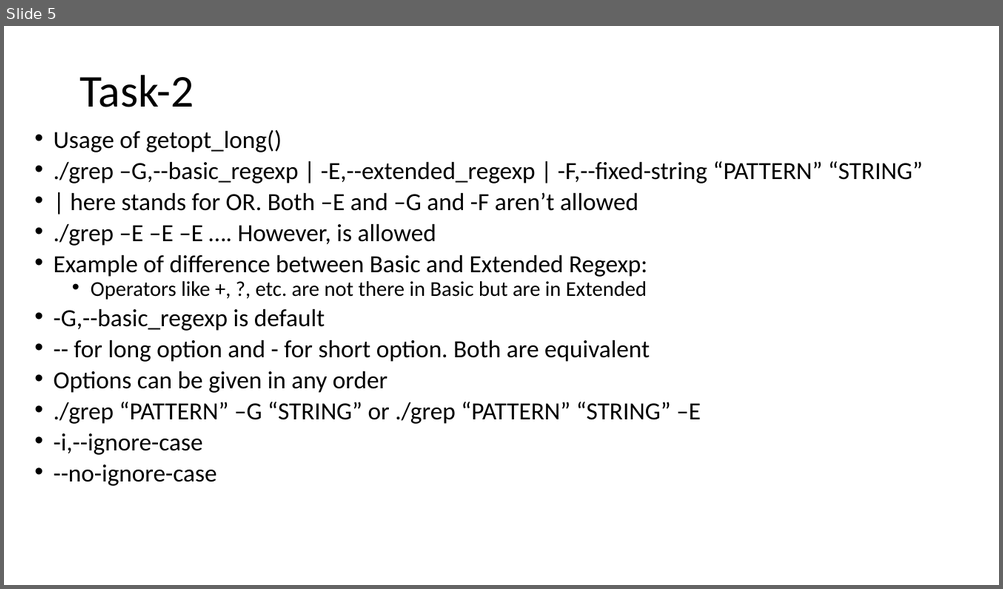
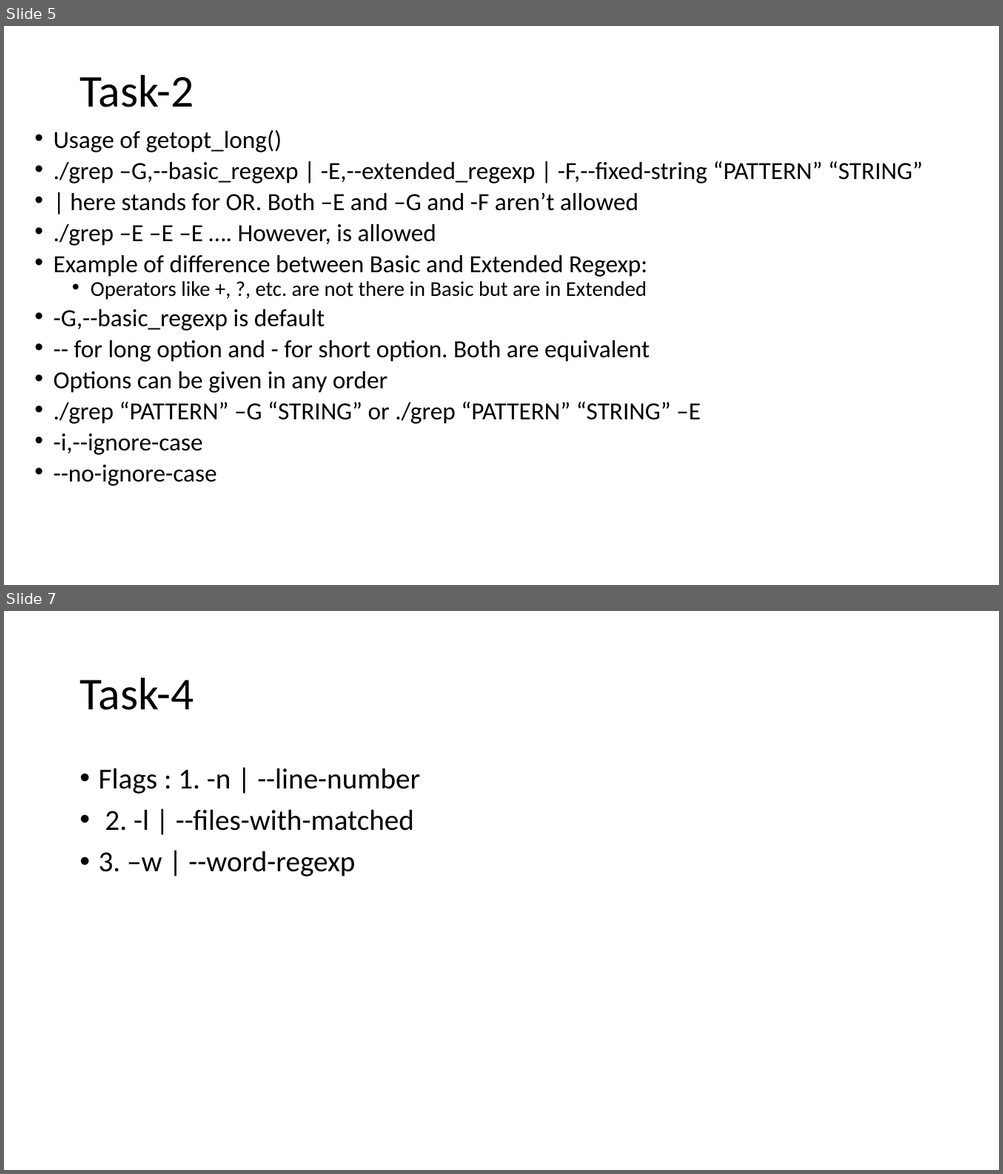
Before and after one commit to vishwesh-pujari/grep, a slide deck: grep.pptx. Shown one above the other, each under a label of ours: slide 5 before the commit, slides 5 and 7 after it; the slides between them are not shown. The pictures are 1003x589 and 1003x1174 pixels, drawn with LibreOffice and Linux fonts; fonts in the diff are those of the drawing. Boxes give left, top, right and bottom in pixels: in the first picture for what was removed or moved away, otherwise in the second. Text is boxed around its words. In the diff, an @@ line names an element or a change of style, - is before the commit and + after.

```diff
--- a/grep.pptx
+++ b/grep.pptx
@@ slide 7 added at (4,611,999,1170), background #FFFFFF @@
@@ title added at (79,678,193,710), 44 pt, text #000000 @@
+Task-4
@@ text added at (99,768,420,877), 28 pt, text #000000 @@
+• Flags : 1. -n | --line-number
+• 2. -l | --files-with-matched
+• 3. –w | --word-regexp
```
Also in this commit, not shown: 1 slide changed, 9 other files.
